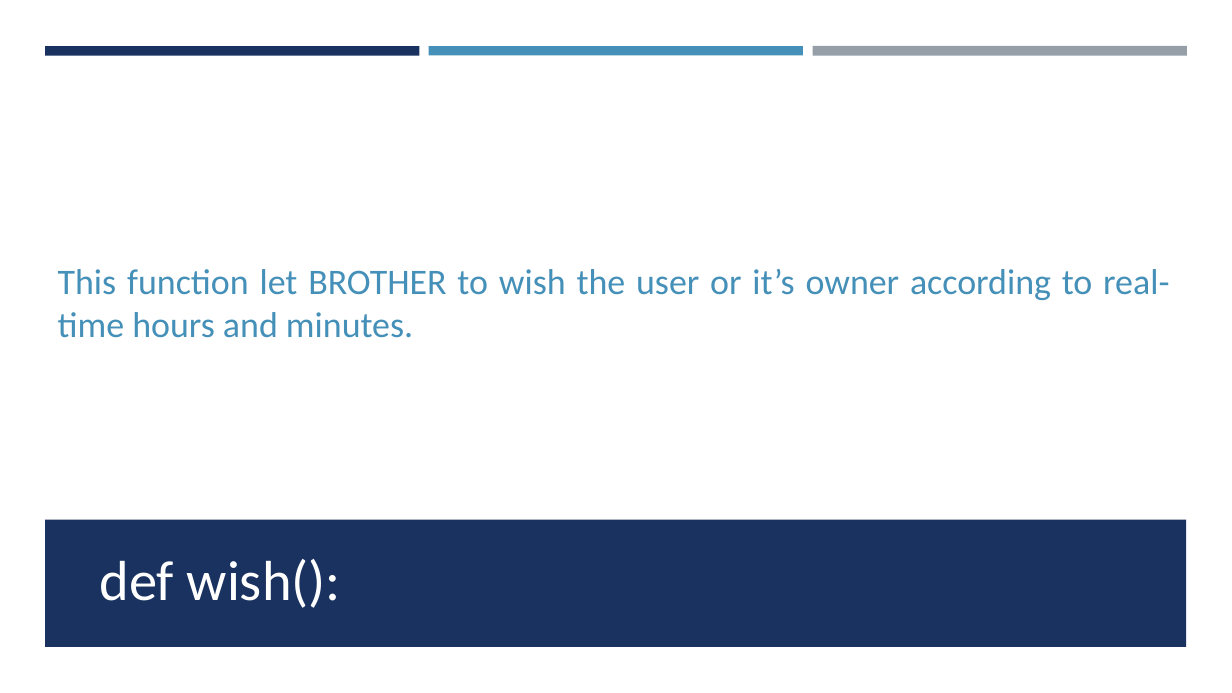
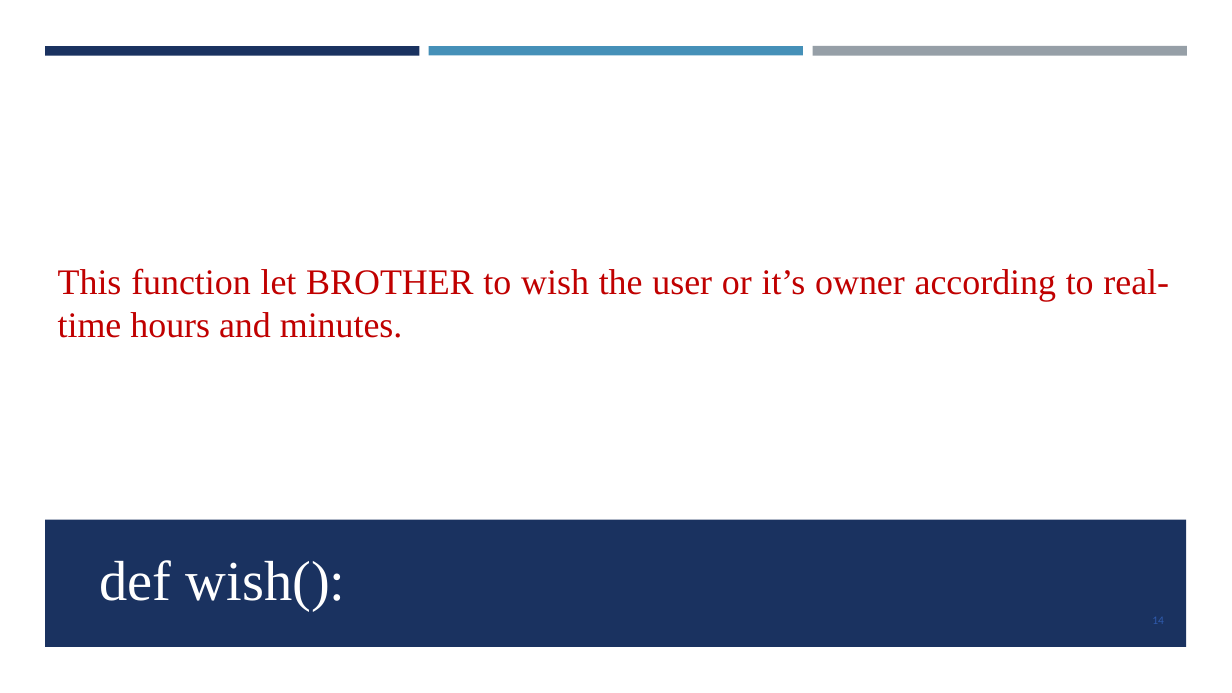
Before and after one commit to GopalSharma16/zonal_project, a slide deck: slide 14 of BROTHER.pptx (slide 10 before the commit). Drawn at 1232x693 pixels with LibreOffice and Linux fonts; fonts in the diff are those of the drawing. Boxes give left, top, right and bottom in pixels: in the first picture for what was removed or moved away, otherwise in the second. Text is boxed around its words. In the diff, an @@ line names an element or a change of style, - is before the commit and + after.

```diff
--- a/BROTHER.pptx
+++ b/BROTHER.pptx
@@ text "This function let BROTHER to ..." at [58, 268, 1169, 338]: font Calibri to Times New Roman, text colour #4590B8 to #C00000 @@
@@ title "def wish():" at [99, 560, 346, 611]: font Calibri to Times New Roman @@
@@ page number added at [1152, 617, 1164, 624], 9 pt, text #2F5AAC @@
+14
```
Also in this commit, not shown: 24 other slides changed, 7 slides added, 2 other files.
